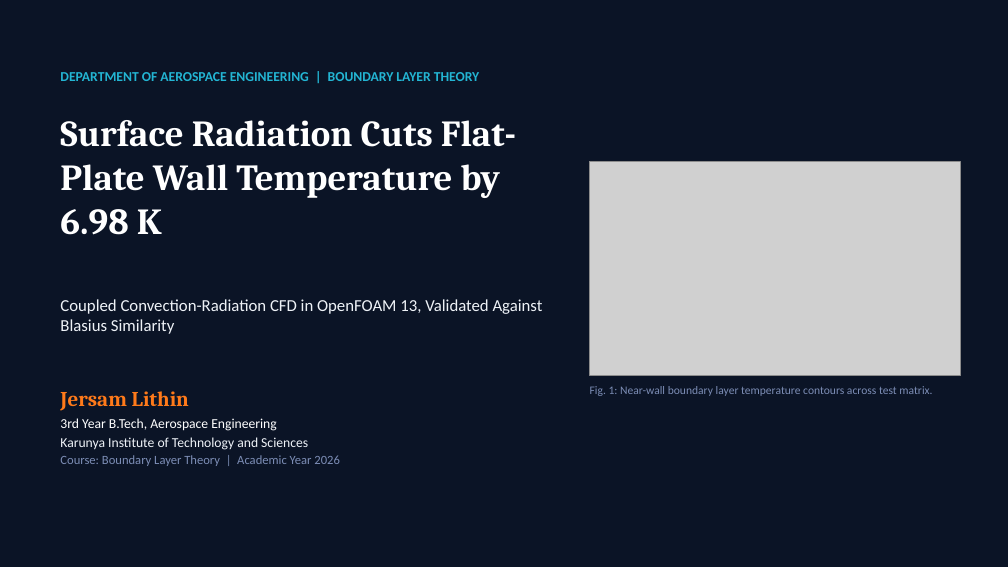
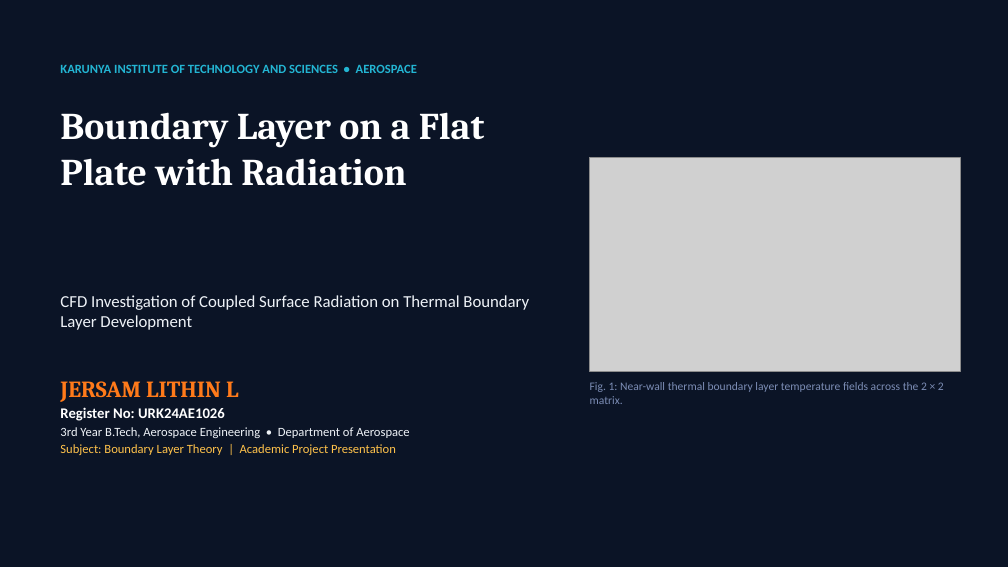
Before and after one commit to Jersam-l/flat-plate-with-radiation-cfd, a slide deck: slide 1 of Flat_Plate_Radiation_CFD_Pitch.pptx. Drawn at 1008x567 pixels with LibreOffice and Linux fonts; fonts in the diff are those of the drawing; grey boxes stand for pictures. Boxes give left, top, right and bottom in pixels: in the first picture for what was removed or moved away, otherwise in the second. Text is boxed around its words. In the diff, an @@ line names an element or a change of style, - is before the commit and + after.

Commit message:
feat(pitch): minimal 8-slide academic presentation for Jersam Lithin L

```diff
--- a/Flat_Plate_Radiation_CFD_Pitch.pptx
+++ b/Flat_Plate_Radiation_CFD_Pitch.pptx
@@ text at (60,64,417,73): text changed; size 13 to 12 pt @@
-DEPARTMENT OF AEROSPACE ENGINEERING | BOUNDARY LAYER THEORY
+KARUNYA INSTITUTE OF TECHNOLOGY AND SCIENCES • AEROSPACE
@@ text at (60,112,485,186): text changed; size 35 to 36 pt @@
-Surface Radiation Cuts Flat-Plate Wall Temperature by 6.98 K
+Boundary Layer on a Flat Plate with Radiation
@@ picture: place and size @@
-picture at (590,161,960,375)
+picture at (590,157,960,371)
@@ text at (60,295,529,330): text changed @@
-Coupled Convection-Radiation CFD in OpenFOAM 13, Validated Against Blasius Similarity
+CFD Investigation of Coupled Surface Radiation on Thermal Boundary Layer Development
@@ text at (60,381,409,455): text changed; size 13 to 12 pt; text colour #7C8DB5 to #EEF2F7 @@
-Jersam Lithin
-3rd Year B.Tech, Aerospace Engineering
-Karunya Institute of Technology and Sciences
-Course: Boundary Layer Theory | Academic Year 2026
+JERSAM LITHIN L
+Register No: URK24AE1026
+3rd Year B.Tech, Aerospace Engineering • Department of Aerospace
+Subject: Boundary Layer Theory | Academic Project Presentation
@@ text at (590,382,944,404): text changed @@
-Fig. 1: Near-wall boundary layer temperature contours across test matrix.
+Fig. 1: Near-wall thermal boundary layer temperature fields across the 2 × 2 matrix.
```
Also in this commit, not shown: 7 other slides changed, 6 slides removed, 25 other files.
